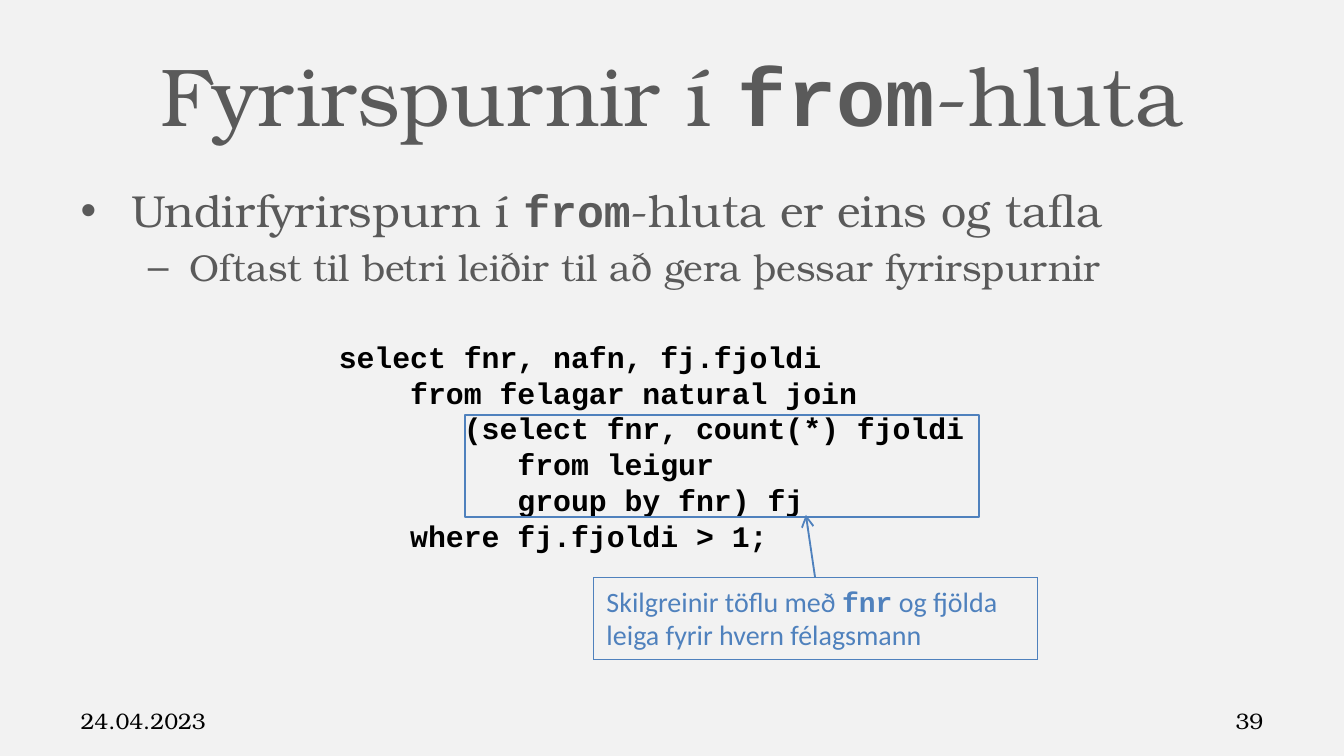
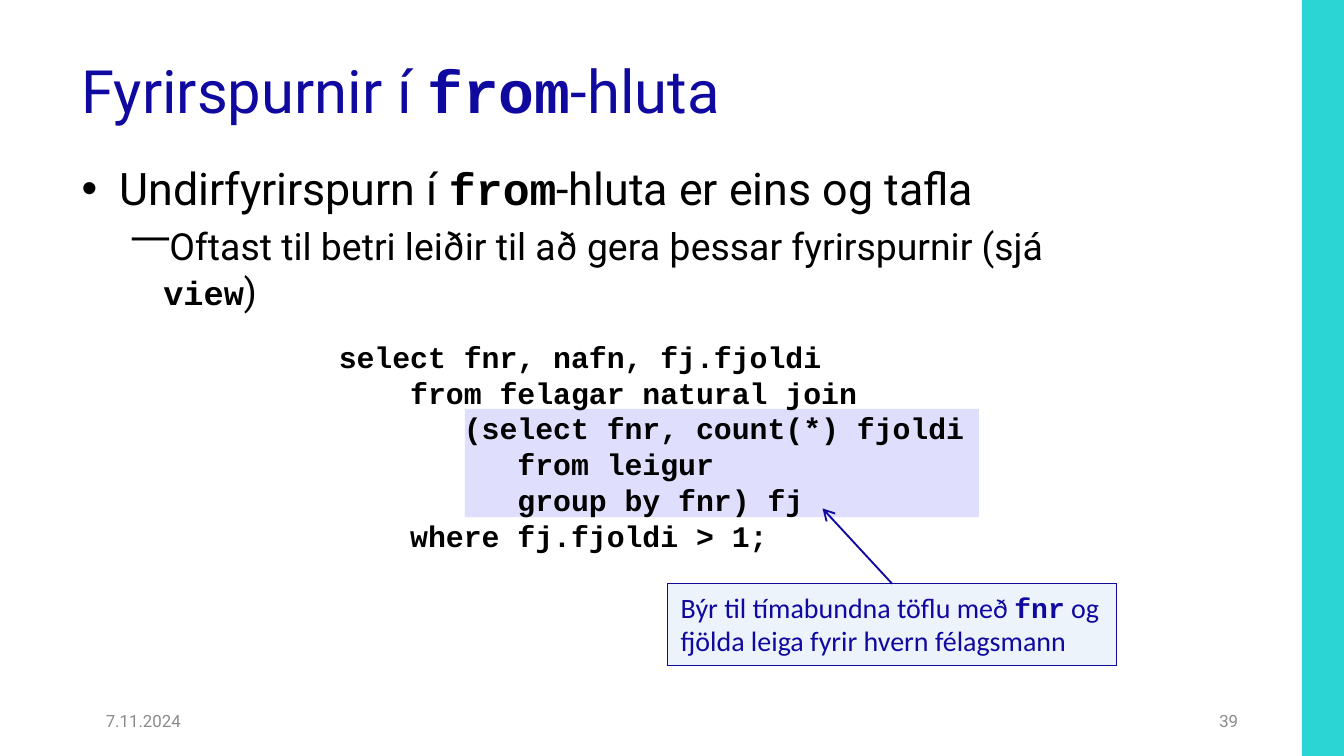
Before and after one commit to Hjalmtyr/SQL2, a slide deck: slide 39 of SQL-II.pptx. Drawn at 1344x756 pixels with LibreOffice and Linux fonts; fonts in the diff are those of the drawing; background and template pictures are left out. Boxes give left, top, right and bottom in pixels: in the first picture for what was removed or moved away, otherwise in the second. Text is boxed around its words. In the diff, an @@ line names an element or a change of style, - is before the commit and + after.

Commit message:
Fyrir námskeið í nóv. 2024

```diff
--- a/SQL-II.pptx
+++ b/SQL-II.pptx
@@ background #F2F2F2 to #FFFFFF @@
@@ rectangle added at <box>1302,0,1344,756</box>, fill #2AD5D3 @@
@@ title "Fyrirspurnir í from-hluta": place and size @@
-title "Fyrirspurnir í from-hluta" at <box>161,67,1183,145</box>
+title "Fyrirspurnir í from-hluta" at <box>82,68,719,126</box>
@@ title "Fyrirspurnir í from-hluta" at <box>82,68,719,126</box>: size 44 to 32 pt, text colour #5A5A5A to #10099F; font TeX Gyre Bonum to Roboto in "Fyrirspurnir í from-hluta"; alignment centre to left; line spacing 1 to 0.9; vertical alignment middle to bottom @@
@@ text "Undirfyrirspurn í from-hluta er eins ...": place and size @@
-text "Undirfyrirspurn í from-hluta er eins ..." at <box>131,194,1102,290</box>
+text "Undirfyrirspurn í from-hluta er eins ..." at <box>119,171,1043,306</box>
@@ text at <box>119,171,974,215</box>: font TeX Gyre Bonum to Roboto, text colour #5A5A5A to #000000 in "Undirfyrirspurn í from-hluta er eins og tafla"; indent changed @@
@@ text at <box>163,230,1043,306</box>: text changed; font TeX Gyre Bonum to Roboto; text colour #5A5A5A to #000000 @@
-  – Oftast til betri leiðir til að gera þessar fyrirspurnir
+  ⎻ Oftast til betri leiðir til að gera þessar fyrirspurnir (sjá view)
@@ rectangle: place and size @@
-rectangle at <box>465,415,980,517</box>
+rectangle at <box>465,409,980,517</box>
@@ rectangle at <box>465,409,980,517</box>: fill none to #C1BEFB at 50% opacity; outline #4F81BD 1.25 pt to none @@
@@ arrow moved from (816, 578) - (806, 515) to (892, 583) - (823, 508) @@
@@ arrow (892, 583) - (823, 508): stroke #4F81BD 1 pt to #10099F 1 pt @@
@@ rectangle "Býr til tímabundna töflu með ...": place and size @@
-rectangle "Býr til tímabundna töflu með ..." at <box>593,578,1036,660</box>
+rectangle "Býr til tímabundna töflu með ..." at <box>668,583,1117,665</box>
@@ rectangle "Býr til tímabundna töflu með ..." at <box>668,583,1117,665</box>: fill none to #C6D9F1 at 30% opacity; outline #4F81BD 0.75 pt to #10099F 0.75 pt @@
@@ text in rectangle at <box>681,598,1099,656</box>: text changed; text colour #4F81BD to #10099F @@
-Skilgreinir töflu með fnr og fjölda leiga fyrir hvern félagsmann
+Býr til tímabundna töflu með fnr og fjölda leiga fyrir hvern félagsmann
@@ text at <box>106,715,181,727</box>: text changed; size 12 to 9 pt; font TeX Gyre Bonum to Roboto; text colour #000000 to #8C8C8C @@
-24.04.2023
+7.11.2024
@@ page number: place and size @@
-page number at <box>1236,713,1264,730</box>
+page number at <box>1219,715,1238,727</box>
@@ page number at <box>1219,715,1238,727</box>: size 12 to 9 pt, font TeX Gyre Bonum to Roboto, text colour #000000 to #8C8C8C @@
```
Also in this commit, not shown: 81 other slides changed, 21 other files.
